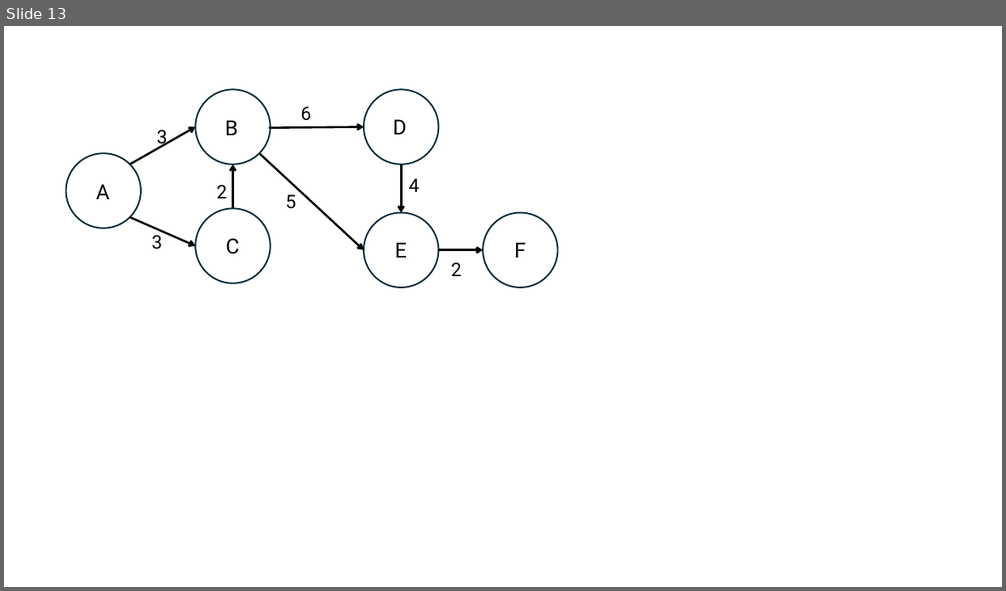
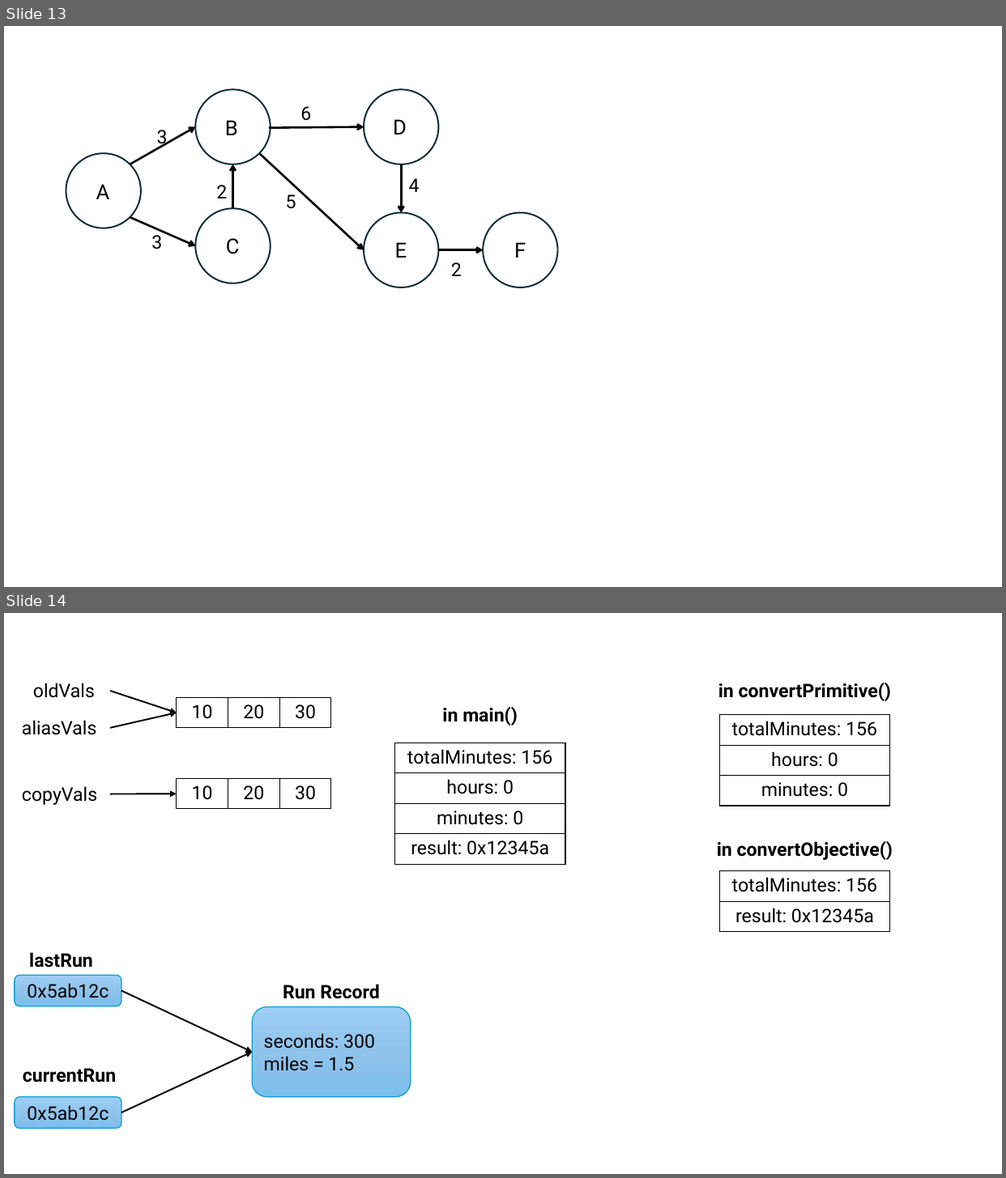
Before and after one commit to lzhang404/lzhang404.github.io, a slide deck: _static/images/concurrency/Presentation1.pptx. Shown one above the other, each under a label of ours: slide 13 before the commit, slides 13 and 14 after it. The pictures are 1006x591 and 1006x1178 pixels, drawn with LibreOffice and Linux fonts; fonts in the diff are those of the drawing. Boxes give left, top, right and bottom in pixels: in the first picture for what was removed or moved away, otherwise in the second. Text is boxed around its words. In the diff, an @@ line names an element or a change of style, - is before the commit and + after.

```diff
--- a/_static/images/concurrency/Presentation1.pptx
+++ b/_static/images/concurrency/Presentation1.pptx
@@ slide 14 added at bbox=[4, 613, 1002, 1174], background #FFFFFF @@
@@ text added at bbox=[33, 683, 95, 698], 18 pt, text #000000 @@
+oldVals
@@ text added at bbox=[718, 683, 892, 701], 18 pt, text #000000, bold @@
+in convertPrimitive()
@@ arrow added from (110, 691) to (177, 713), #000000 1.5 pt @@
@@ table added at bbox=[177, 697, 331, 727], 1 rows, 3 columns @@
+10 | 20 | 30
@@ text added at bbox=[442, 707, 518, 726], 18 pt, text #000000, bold @@
+in main()
@@ text added at bbox=[22, 720, 96, 735], 18 pt, text #000000 @@
+aliasVals
@@ arrow added from (110, 727) to (177, 713), #000000 1.5 pt @@
@@ table added at bbox=[720, 715, 890, 806], 3 rows, 1 columns @@
+totalMinutes: 156
+hours: 0
+minutes: 0
@@ table added at bbox=[394, 743, 565, 865], 4 rows, 1 columns @@
+totalMinutes: 156
+hours: 0
+minutes: 0
+result: 0x12345a
@@ table added at bbox=[177, 779, 331, 809], 1 rows, 3 columns @@
+10 | 20 | 30
@@ text added at bbox=[22, 786, 97, 805], 18 pt, text #000000 @@
+copyVals
@@ arrow added from (110, 794) to (177, 794), #000000 1.5 pt @@
@@ text added at bbox=[717, 841, 893, 860], 18 pt, text #000000, bold @@
+in convertObjective()
@@ table added at bbox=[720, 871, 890, 932], 2 rows, 1 columns @@
+totalMinutes: 156
+result: 0x12345a
@@ text added at bbox=[29, 952, 93, 968], 18 pt, text #000000, bold @@
+lastRun
@@ rounded rectangle added at bbox=[15, 975, 121, 1007], fill gradient #9ECFF5 to #90C4EB to #7CBEED, outline #0F9ED5 1 pt, 18 pt, text #000000 @@
+0x5ab12c
@@ arrow added from (121, 991) to (252, 1053), #000000 1.5 pt @@
@@ text added at bbox=[283, 984, 380, 999], 18 pt, text #000000, bold @@
+Run Record
@@ rounded rectangle added at bbox=[252, 1007, 411, 1097], fill gradient #9ECFF5 to #90C4EB to #7CBEED, outline #0F9ED5 1 pt, 18 pt, text #000000 @@
+seconds: 300
+miles = 1.5
@@ text added at bbox=[23, 1068, 116, 1083], 18 pt, text #000000, bold @@
+currentRun
@@ arrow added from (121, 1113) to (252, 1053), #000000 1.5 pt @@
@@ rounded rectangle added at bbox=[15, 1097, 121, 1129], fill gradient #9ECFF5 to #90C4EB to #7CBEED, outline #0F9ED5 1 pt, 18 pt, text #000000 @@
+0x5ab12c
```
Also in this commit, not shown: 6 other slides added, 58 other files.
